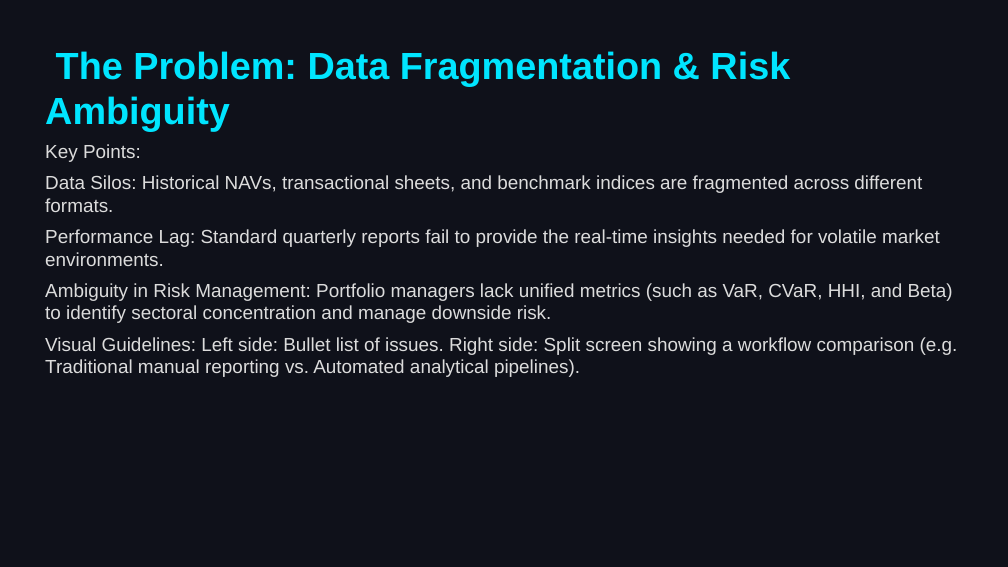
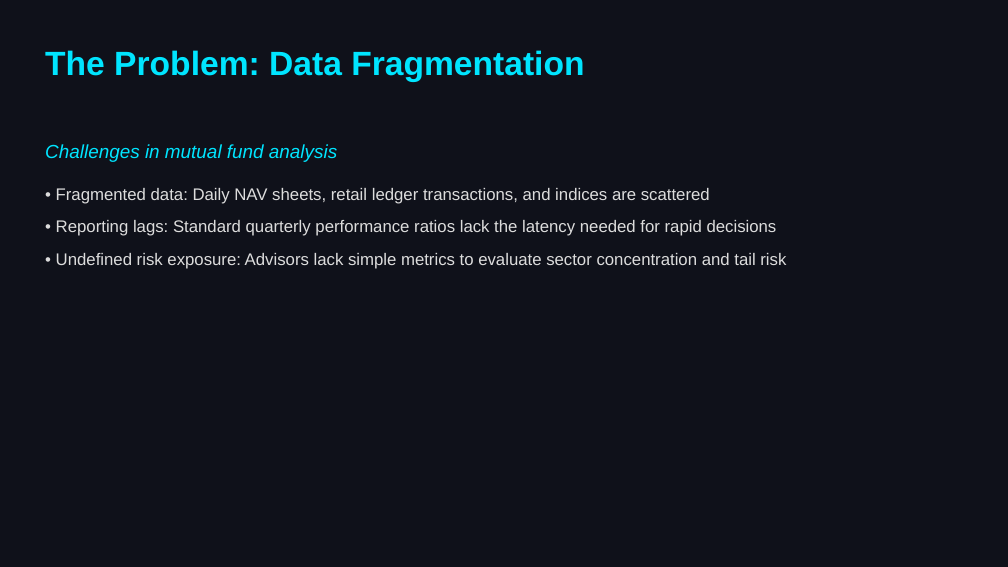
Before and after one commit to DHILEEPB/bluestock_mf_capstone, a slide deck: slide 2 of reports/Presentation.pptx (slide 3 before the commit). Drawn at 1008x567 pixels with LibreOffice and Linux fonts; fonts in the diff are those of the drawing. Boxes give left, top, right and bottom in pixels: in the first picture for what was removed or moved away, otherwise in the second. Text is boxed around its words. In the diff, an @@ line names an element or a change of style, - is before the commit and + after.

```diff
--- a/reports/Presentation.pptx
+++ b/reports/Presentation.pptx
@@ text at (x1=45, y1=50, x2=584, y2=82): text changed; size 36 to 32 pt @@
-The Problem: Data Fragmentation & Risk Ambiguity
+The Problem: Data Fragmentation
@@ text at (x1=45, y1=144, x2=786, y2=269): text changed; size 18 to 16 pt @@
-Key Points:
-Data Silos: Historical NAVs, transactional sheets, and benchmark indices are fragmented across different formats.
-Performance Lag: Standard quarterly reports fail to provide the real-time insights needed for volatile market environments.
-Ambiguity in Risk Management: Portfolio managers lack unified metrics (such as VaR, CVaR, HHI, and Beta) to identify sectoral concentration and manage downside risk.
-Visual Guidelines: Left side: Bullet list of issues. Right side: Split screen showing a workflow comparison (e.g. Traditional manual reporting vs. Automated analytical pipelines).
+Challenges in mutual fund analysis
+• Fragmented data: Daily NAV sheets, retail ledger transactions, and indices are scattered
+• Reporting lags: Standard quarterly performance ratios lack the latency needed for rapid decisions
+• Undefined risk exposure: Advisors lack simple metrics to evaluate sector concentration and tail risk
```
Also in this commit, not shown: 8 other slides changed, 3 slides added, 4 slides removed, 1 other file.
